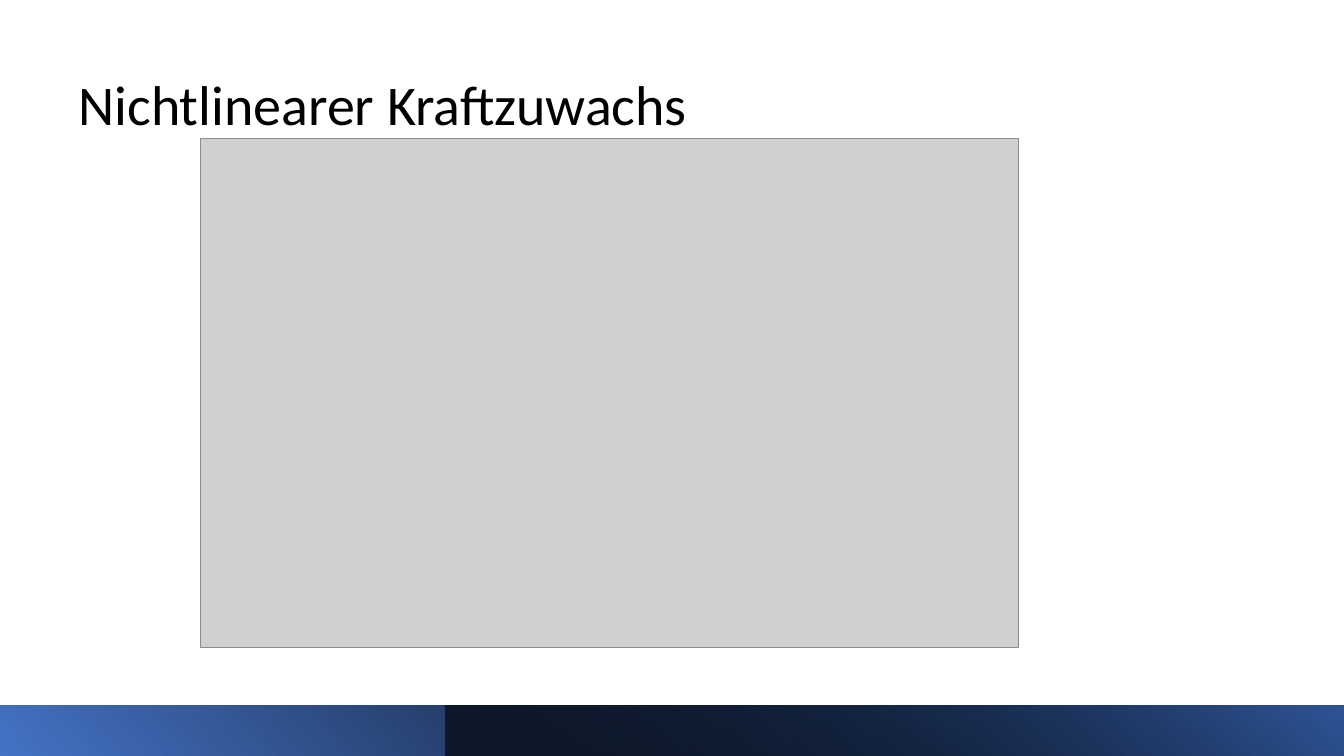
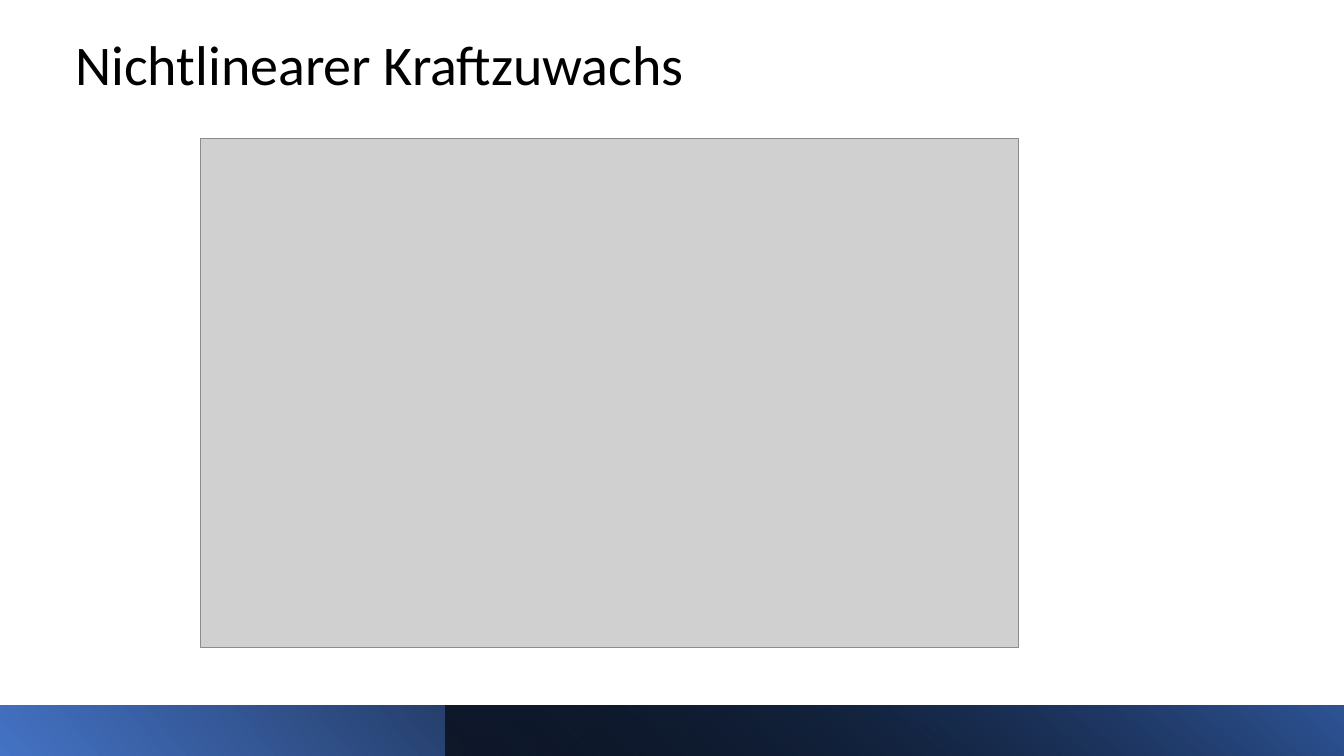
Before and after one commit to buehlpa/ChocolateMilkStudy, a slide deck: slide 13 of pp.pptx. Drawn at 1344x756 pixels with LibreOffice and Linux fonts; fonts in the diff are those of the drawing; grey boxes stand for pictures. Boxes give left, top, right and bottom in pixels: in the first picture for what was removed or moved away, otherwise in the second. Text is boxed around its words. In the diff, an @@ line names an element or a change of style, - is before the commit and + after.

```diff
--- a/pp.pptx
+++ b/pp.pptx
@@ text "Nichtlinearer Kraftzuwachs": place and size @@
-text "Nichtlinearer Kraftzuwachs" at (79,86,687,126)
+text "Nichtlinearer Kraftzuwachs" at (75,46,684,86)
```
Also in this commit, not shown: 8 other slides changed.
